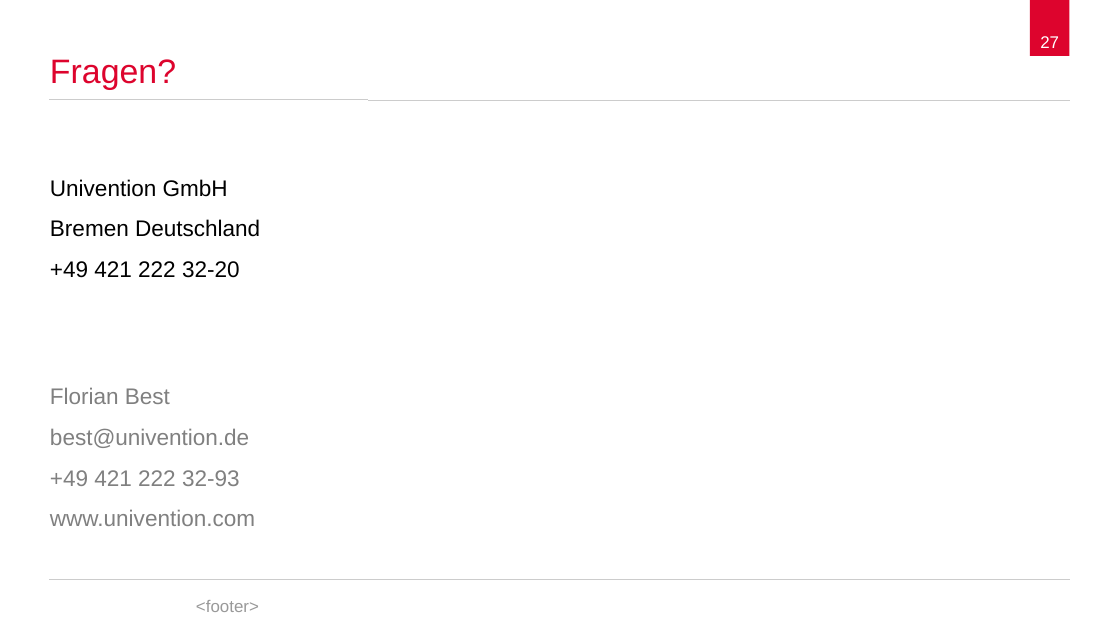
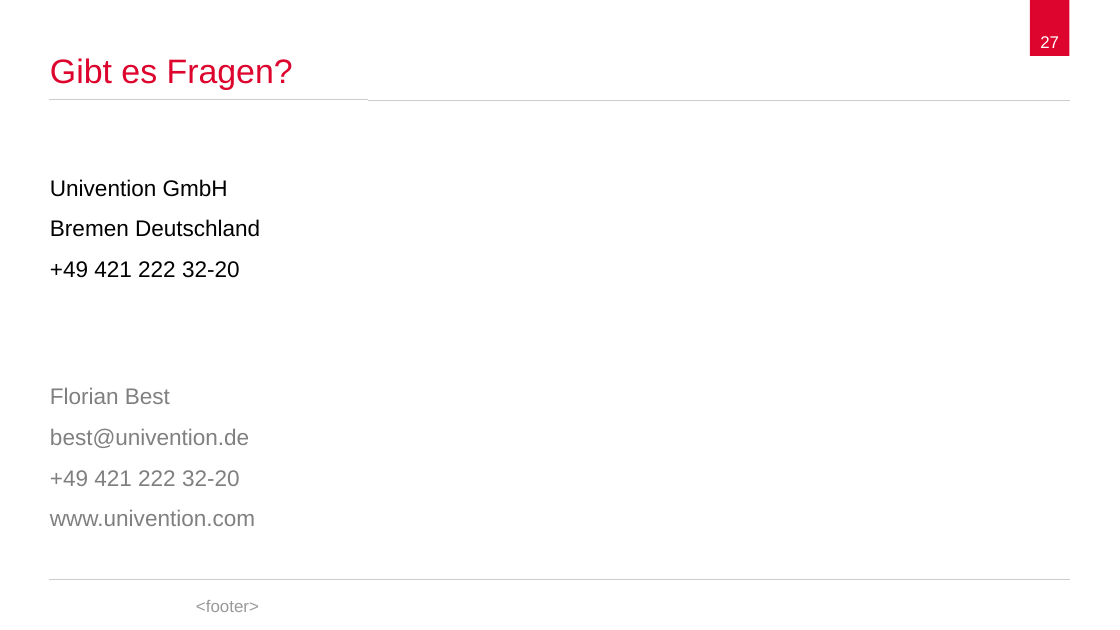
Before and after one commit to spaceone/presentations, a slide deck: slide 27 of univention-management-console/univention-management-console.odp. Drawn at 1120x630 pixels with LibreOffice and Linux fonts; fonts in the diff are those of the drawing; background and template pictures are left out. Boxes give left, top, right and bottom in pixels: in the first picture for what was removed or moved away, otherwise in the second. Text is boxed around its words. In the diff, an @@ line names an element or a change of style, - is before the commit and + after.

```diff
--- a/univention-management-console/univention-management-console.odp
+++ b/univention-management-console/univention-management-console.odp
@@ title at box(50, 58, 293, 90): text changed @@
-Fragen?
+Gibt es Fragen?
@@ text at box(50, 470, 240, 486): text changed @@
-+49 421 222 32-93
++49 421 222 32-20
```
Also in this commit, not shown: 9 other slides changed, 2 slides added, 2 slides removed.
